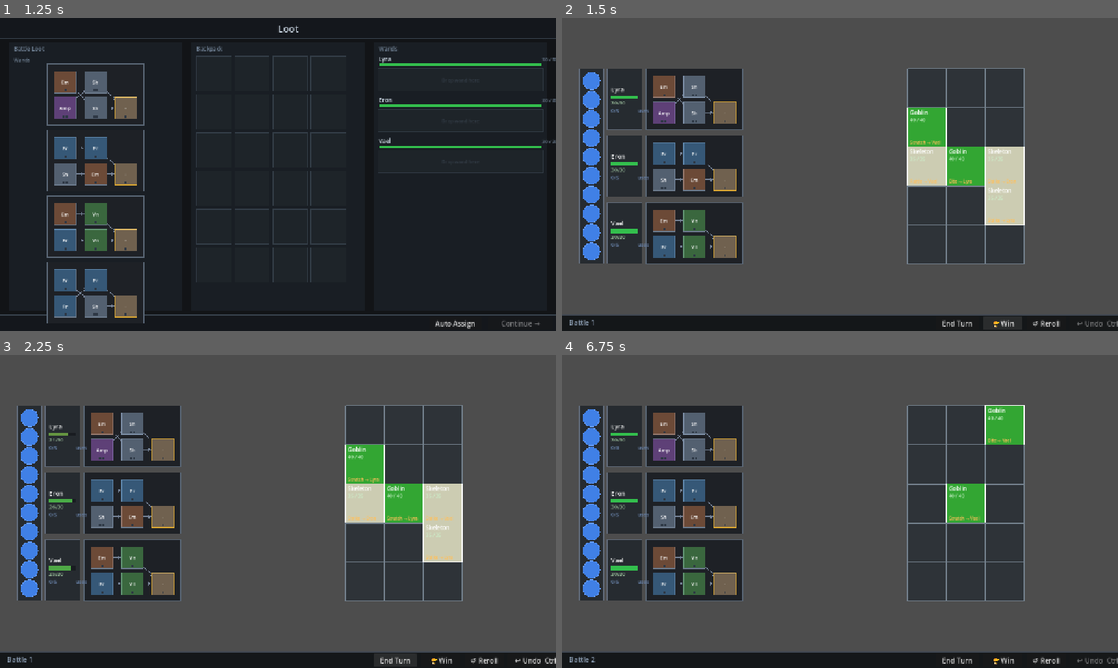
Above: before the commit, frames 1-4 (two rows, left to right).
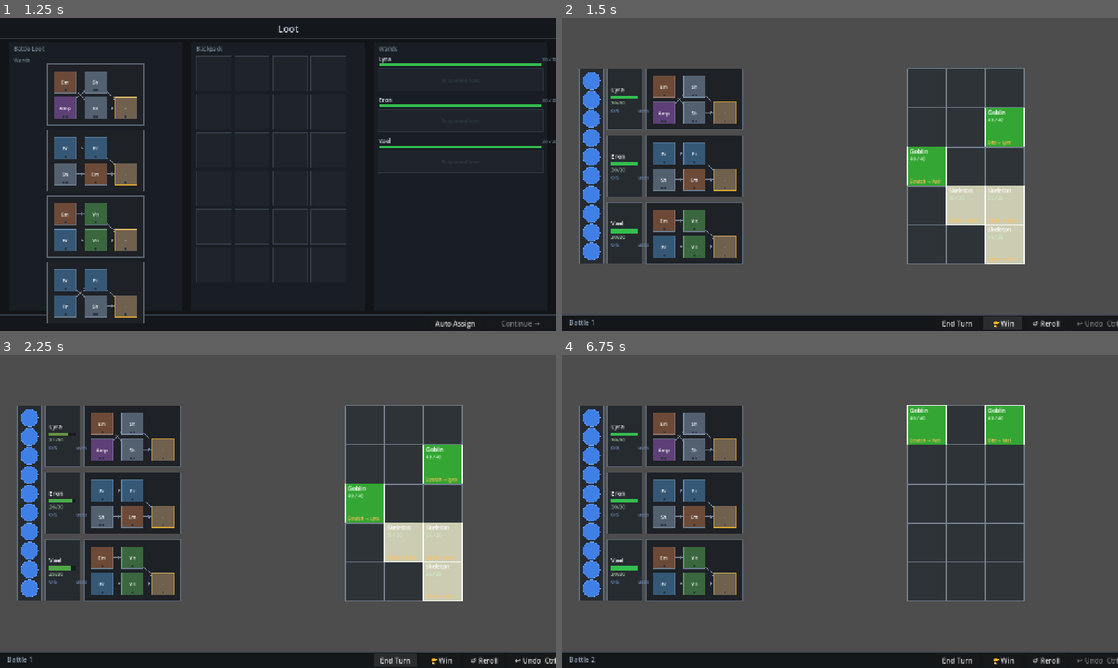
Above: after the commit, the same moments.

Repository: MoYapro/magic-monster-battle
Game: Godot game, scene res://scenes/world/path_selection_screen.tscn
Same seed, same stepped clock (60 frames per second), same inputs: the game is played once before the commit and once after it.
Inputs (mouse positions are in pixels of both pictures, inside the frame that each line leads up to):
- Up to frame 1 (1.25 s): tap Enter at 0.5 s; move the mouse to (400, 158) at 0.52 s; tap Z at 0.6 s; click (400, 158) at 0.67 s
- Up to frame 2 (1.5 s): click "Auto Assign" at 1.25 s
- Up to frame 3 (2.25 s): click "End Turn" at 2 s
- Up to frame 4 (6.75 s): click "🏆 Win" at 2.75 s; click "Continue →" at 3.5 s; tap Space at 4.25, 6.5 s; drag from (728, 527) to (812, 574) at 4.27 s; click "Confirm →" at 5 s; tap Enter at 5.75 s; move the mouse to (895, 442) at 5.77 s; tap Z at 5.85 s; click (895, 442) at 5.92 s; drag from (812, 574) to (673, 464) at 6.52 s

Frame 1 is identical in both runs. In frame 2, 6.2% of the frame differs, in the area x 62-84%, y 28-79%; in frame 3, 6.2%; in frame 4, 1.8%.

Commit message:
simple battle generator

Diff:
--- a/scripts/battle/battle_composer.gd
+++ b/scripts/battle/battle_composer.gd
@@ -7,19 +7,37 @@
 const ELITE_BASE_COUNT := 2
 
 
+
 static func compose(biome: BiomeData, biome_level: int, rng: RandomNumberGenerator) -> Dictionary:
 	var battle_type: BattleType = BattleType.HORDE if rng.randi() % 2 == 0 else BattleType.ELITE
 	var enemies := _select_monsters(biome.monster_pool, battle_type, biome_level, rng)
-	var positions := _place(enemies, rng)
+	var obstacles := _select_obstacles(rng)
+
+	# Obstacles placed first — they claim front rows before enemies.
+	var occupied: Dictionary = {}
+	var raw_obs_pos := _place_items(obstacles, rng, occupied)
+	var raw_enemy_pos := _place_items(enemies, rng, occupied)
+
+	var placed_obstacles: Array[ObstacleData] = []
+	var placed_obs_positions: Array[Vector2i] = []
+	for i in obstacles.size():
+		if raw_obs_pos[i].x >= 0:
+			placed_obstacles.append(obstacles[i])
+			placed_obs_positions.append(raw_obs_pos[i])
 
 	var placed_enemies: Array[EnemyData] = []
 	var placed_positions: Array[Vector2i] = []
 	for i in enemies.size():
-		if positions[i].x >= 0:
+		if raw_enemy_pos[i].x >= 0:
 			placed_enemies.append(enemies[i])
-			placed_positions.append(positions[i])
+			placed_positions.append(raw_enemy_pos[i])
 
-	return {"enemies": placed_enemies, "positions": placed_positions}
+	return {
+		"enemies": placed_enemies,
+		"positions": placed_positions,
+		"obstacles": placed_obstacles,
+		"obstacle_positions": placed_obs_positions,
+	}
 
 
 static func _select_monsters(
@@ -54,6 +72,44 @@
 	return enemies
 
 
+static func _select_obstacles(rng: RandomNumberGenerator) -> Array[ObstacleData]:
+	var pool: Array = [
+		preload("res://scripts/battle/obstacles/stone.gd"),
+		preload("res://scripts/battle/obstacles/barrel.gd"),
+		preload("res://scripts/battle/obstacles/log.gd"),
+		preload("res://scripts/battle/obstacles/tree.gd"),
+		preload("res://scripts/battle/obstacles/boulder.gd"),
+		preload("res://scripts/battle/obstacles/monolith.gd"),
+	]
+
+	var weights: Array[int] = []
+	var total_weight := 0
+	for cls in pool:
+		var w: int = cls.new().generation_weight
+		weights.append(w)
+		total_weight += w
+
+	var count := rng.randi_range(1, 3)
+	var obstacles: Array[ObstacleData] = []
+	var id_counts: Dictionary = {}
+	for _i in count:
+		var roll := rng.randi_range(0, total_weight - 1)
+		var cumulative := 0
+		var chosen_cls: Variant = pool[pool.size() - 1]
+		for j in pool.size():
+			cumulative += weights[j]
+			if roll < cumulative:
+				chosen_cls = pool[j]
+				break
+		var obstacle: ObstacleData = chosen_cls.new()
+		var base_id := obstacle.display_name.to_lower()
+		id_counts[base_id] = id_counts.get(base_id, 0) + 1
+		obstacle.id = base_id + "_" + str(id_counts[base_id])
+		obstacles.append(obstacle)
+
+	return obstacles
+
+
 static func _sort_by_difficulty(pool: Array) -> Array:
 	var sorted := pool.duplicate()
 	var cache: Dictionary = {}
@@ -79,33 +135,34 @@
 	return sorted_pool.slice(sorted_pool.size() / 2)
 
 
-static func _place(enemies: Array[EnemyData], rng: RandomNumberGenerator) -> Array[Vector2i]:
-	# Place front-role monsters first so they claim preferred rows before back-row types.
-	var order := range(enemies.size())
+# Places any items with .main_role and .grid_size, biased by role order.
+# Mutates occupied so callers can chain multiple placement passes.
+static func _place_items(items: Array, rng: RandomNumberGenerator, occupied: Dictionary) -> Array[Vector2i]:
+	var order := range(items.size())
 	order.sort_custom(func(a: int, b: int) -> bool:
-		return int(enemies[a].main_role) < int(enemies[b].main_role)
+		return int(items[a].main_role) < int(items[b].main_role)
 	)
 
-	var occupied: Dictionary = {}
 	var positions: Array[Vector2i] = []
-	positions.resize(enemies.size())
+	positions.resize(items.size())
 
 	for i in order:
-		var enemy: EnemyData = enemies[i]
+		var grid_size: Vector2i = items[i].grid_size
+		var role: MonsterRole.Type = items[i].main_role
 		var valid: Array[Vector2i] = []
-		for col in range(EnemyGrid.COLS - enemy.grid_size.x + 1):
-			for row in range(EnemyGrid.ROWS - enemy.grid_size.y + 1):
+		for col in range(EnemyGrid.COLS - grid_size.x + 1):
+			for row in range(EnemyGrid.ROWS - grid_size.y + 1):
 				var pos := Vector2i(col, row)
-				if _can_place(pos, enemy.grid_size, occupied):
+				if _can_place(pos, grid_size, occupied):
 					valid.append(pos)
 		if valid.is_empty():
 			positions[i] = Vector2i(-1, -1)
 			continue
-		var pref_row := _preferred_row(enemy.main_role)
+		var pref_row := _preferred_row(role)
 		var chosen := _pick_biased(valid, pref_row, rng)
 		positions[i] = chosen
-		for dx in range(enemy.grid_size.x):
-			for dy in range(enemy.grid_size.y):
+		for dx in range(grid_size.x):
+			for dy in range(grid_size.y):
 				occupied[chosen + Vector2i(dx, dy)] = true
 
 	return positions
--- a/scripts/battle/battle_scene.gd
+++ b/scripts/battle/battle_scene.gd
@@ -194,7 +194,7 @@
 	var wands: Array[WandData] = []
 	for wd: WandDisplay in _wand_displays:
 		wands.append(wd.get_wand_data())
-	_setup = BattleSetup.new(composition["enemies"], composition["positions"], _mages, wands, 10)
+	_setup = BattleSetup.new(composition["enemies"], composition["positions"], _mages, wands, 10, composition["obstacles"], composition["obstacle_positions"])
 	_history = BattleHistory.new(_setup.make_initial_state(), _setup)
 	_apply_state(_history.current_state())
 
--- a/scripts/battle/battle_setup.gd
+++ b/scripts/battle/battle_setup.gd
@@ -4,6 +4,8 @@
 
 var enemies: Array[EnemyData] = []
 var enemy_positions: Array[Vector2i] = []
+var obstacles: Array[ObstacleData] = []
+var obstacle_positions: Array[Vector2i] = []
 var mages: Array[MageData] = []
 var wands: Array[WandData] = []
 var max_mana: int = 10
@@ -17,10 +19,14 @@
 	p_positions: Array[Vector2i],
 	p_mages: Array[MageData],
 	p_wands: Array[WandData],
-	p_max_mana: int
+	p_max_mana: int,
+	p_obstacles: Array[ObstacleData] = [],
+	p_obstacle_positions: Array[Vector2i] = []
 ) -> void:
 	enemies = p_enemies
 	enemy_positions = p_positions
+	obstacles = p_obstacles
+	obstacle_positions = p_obstacle_positions
 	mages = p_mages
 	wands = p_wands
 	max_mana = p_max_mana
@@ -34,6 +40,8 @@
 		for t: MonsterTraitData in enemy.traits:
 			if t is MonsterTraitArmor:
 				state.enemy_armor[enemy.id] = (t as MonsterTraitArmor).armor_amount
+	for obstacle: ObstacleData in obstacles:
+		state.obstacle_hp[obstacle.id] = obstacle.max_hp
 	for mage: MageData in mages:
 		state.mage_hp.append(mage.max_hp)
 		state.mage_mana_spent.append(0)
@@ -81,3 +89,7 @@
 		var cells := EnemyGrid.get_cells_for_enemy(enemy_positions[i], enemies[i].grid_size)
 		for cell: Vector2i in cells:
 			_cell_to_enemy[cell] = enemies[i].id
+	for i in obstacles.size():
+		var cells := EnemyGrid.get_cells_for_enemy(obstacle_positions[i], obstacles[i].grid_size)
+		for cell: Vector2i in cells:
+			_cell_to_enemy[cell] = obstacles[i].id
--- a/scripts/battle/battle_state.gd
+++ b/scripts/battle/battle_state.gd
@@ -4,6 +4,8 @@
 var enemy_hp: Dictionary = {}
 # enemy_id -> current armor hp (absent = no armor)
 var enemy_armor: Dictionary = {}
+# obstacle_id -> current_hp (absent = destroyed)
+var obstacle_hp: Dictionary = {}
 var mage_hp: Array[int] = []
 var mana: int = 0
 # "mage_index/slot_id" -> charges placed on that slot
@@ -18,6 +20,7 @@
 	var s := BattleState.new()
 	s.enemy_hp = enemy_hp.duplicate()
 	s.enemy_armor = enemy_armor.duplicate()
+	s.obstacle_hp = obstacle_hp.duplicate()
 	for hp: int in mage_hp:
 		s.mage_hp.append(hp)
 	s.mana = mana
--- a/scripts/battle/monster_role.gd
+++ b/scripts/battle/monster_role.gd
@@ -3,6 +3,7 @@
 # Ordered front to back for placement purposes
 enum Type {
 	NONE,
+	OBSTACLE,
 	TANK,
 	DRAIN_TANK,
 	PALADIN,
--- /dev/null
+++ b/scripts/battle/obstacle_data.gd
@@ -0,0 +1,26 @@
+class_name ObstacleData
+
+var id: String
+var display_name: String
+var grid_size: Vector2i
+var color: Color
+var hp: int
+var max_hp: int
+var main_role: MonsterRole.Type = MonsterRole.Type.OBSTACLE
+var difficulty_rating: int = 10   # 1–100; used in encounter budget
+var generation_weight: int = 10   # relative frequency in generation
+
+
+func _init(
+	p_id: String,
+	p_name: String,
+	p_size: Vector2i,
+	p_color: Color,
+	p_hp: int
+) -> void:
+	id = p_id
+	display_name = p_name
+	grid_size = p_size
+	color = p_color
+	hp = p_hp
+	max_hp = p_hp
--- /dev/null
+++ b/scripts/battle/obstacles/barrel.gd
@@ -0,0 +1,6 @@
+class_name Barrel extends ObstacleData
+
+func _init() -> void:
+	super("barrel", "Barrel", Vector2i(1, 1), Color(0.50, 0.35, 0.18), 15)
+	difficulty_rating = 4
+	generation_weight = 15
--- /dev/null
+++ b/scripts/battle/obstacles/boulder.gd
@@ -0,0 +1,6 @@
+class_name Boulder extends ObstacleData
+
+func _init() -> void:
+	super("boulder", "Boulder", Vector2i(2, 1), Color(0.50, 0.48, 0.45), 80)
+	difficulty_rating = 18
+	generation_weight = 6
--- /dev/null
+++ b/scripts/battle/obstacles/log.gd
@@ -0,0 +1,6 @@
+class_name Log extends ObstacleData
+
+func _init() -> void:
+	super("log", "Log", Vector2i(2, 1), Color(0.45, 0.28, 0.12), 25)
+	difficulty_rating = 10
+	generation_weight = 12
--- /dev/null
+++ b/scripts/battle/obstacles/monolith.gd
@@ -0,0 +1,6 @@
+class_name Monolith extends ObstacleData
+
+func _init() -> void:
+	super("monolith", "Monolith", Vector2i(1, 2), Color(0.38, 0.35, 0.42), 150)
+	difficulty_rating = 25
+	generation_weight = 6
--- /dev/null
+++ b/scripts/battle/obstacles/stone.gd
@@ -0,0 +1,6 @@
+class_name Stone extends ObstacleData
+
+func _init() -> void:
+	super("stone", "Stone", Vector2i(1, 1), Color(0.55, 0.55, 0.55), 40)
+	difficulty_rating = 8
+	generation_weight = 15
--- /dev/null
+++ b/scripts/battle/obstacles/tree.gd
@@ -0,0 +1,6 @@
+class_name ObstacleTree extends ObstacleData
+
+func _init() -> void:
+	super("tree", "Tree", Vector2i(1, 2), Color(0.18, 0.45, 0.15), 50)
+	difficulty_rating = 15
+	generation_weight = 12
Not shown, added: scripts/battle/obstacle_data.gd.uid
Not shown, added: scripts/battle/obstacles/barrel.gd.uid
Not shown, added: scripts/battle/obstacles/boulder.gd.uid
Not shown, added: scripts/battle/obstacles/log.gd.uid
Not shown, added: scripts/battle/obstacles/monolith.gd.uid
Not shown, added: scripts/battle/obstacles/stone.gd.uid
Not shown, added: scripts/battle/obstacles/tree.gd.uid
